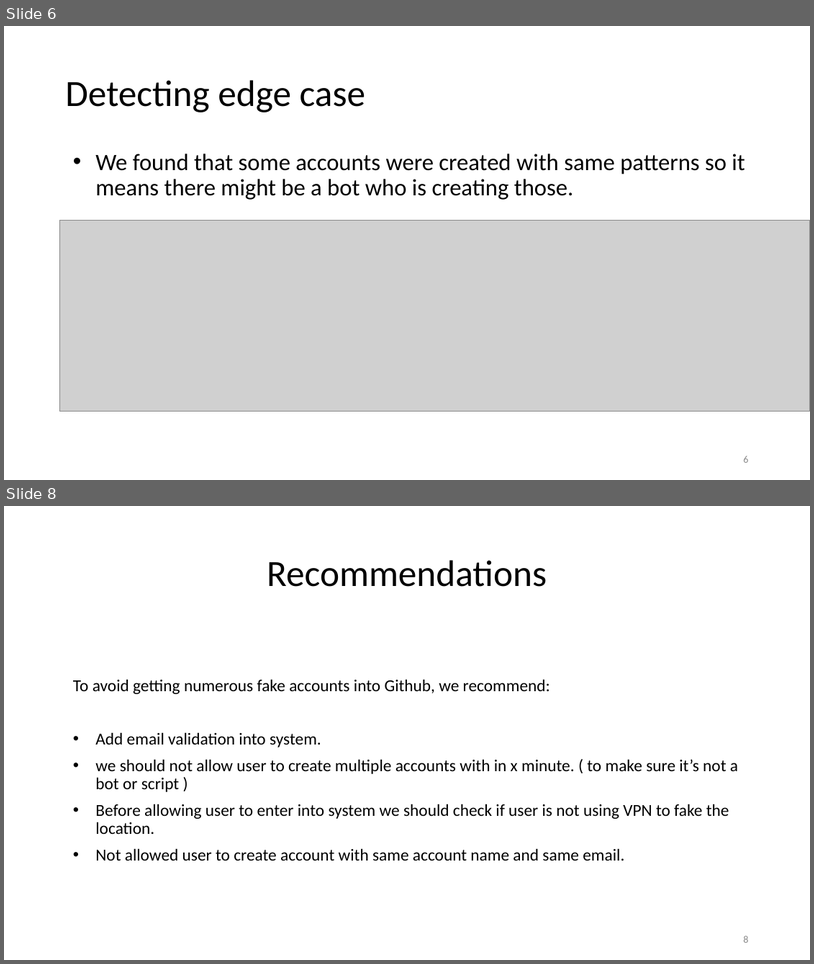
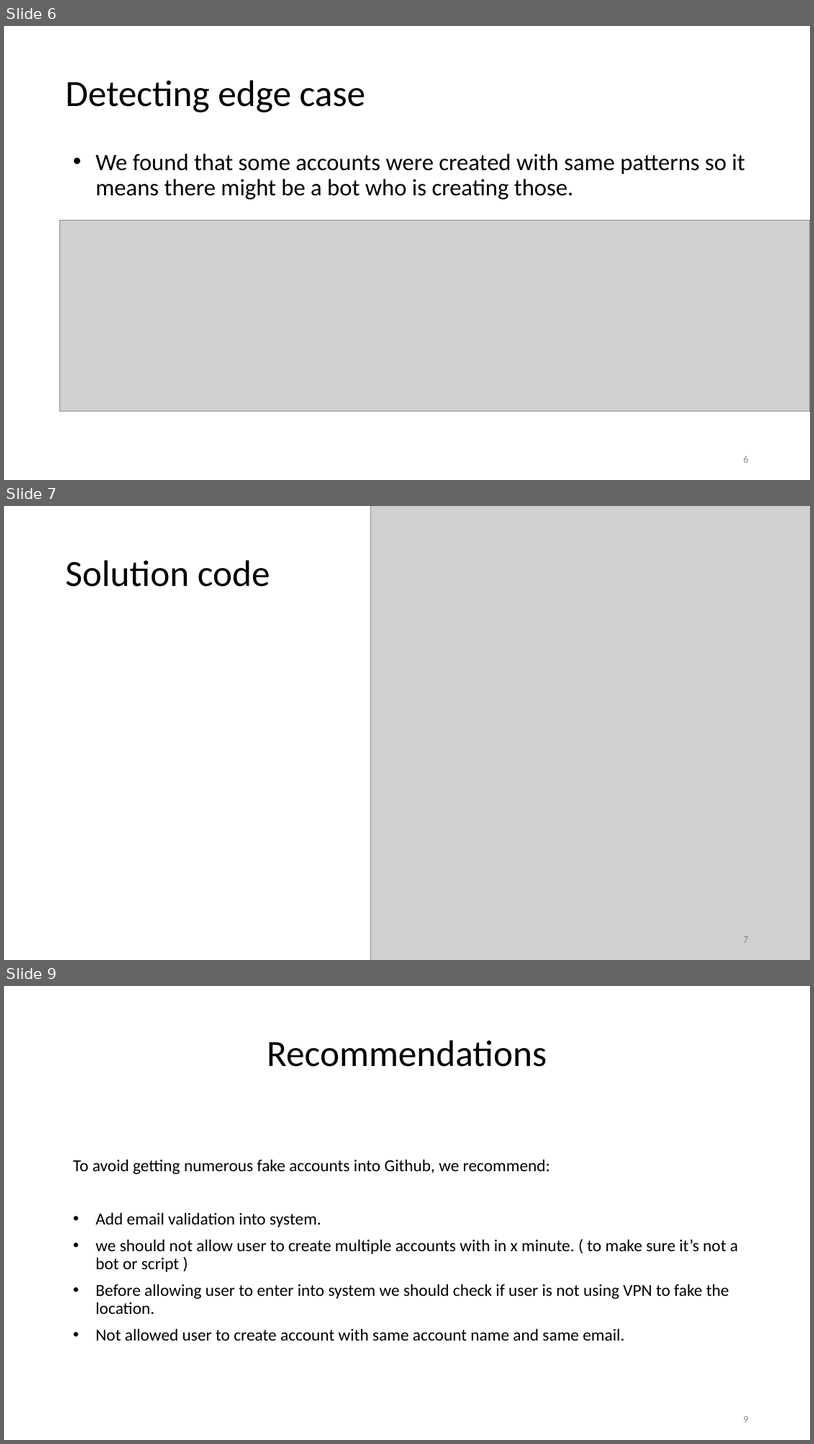
Before and after one commit to karimkhamwani/python-data-analysis, a slide deck: Capstone_600.pptx. Shown one above the other, each under a label of ours: slides 6 and 8 before the commit, slides 6, 7 and 9 after it; the slides between them are not shown. The pictures are 814x964 and 814x1444 pixels, drawn with LibreOffice and Linux fonts; fonts in the diff are those of the drawing; grey boxes stand for pictures; background and template pictures are left out. Boxes give left, top, right and bottom in pixels: in the first picture for what was removed or moved away, otherwise in the second. Text is boxed around its words. In the diff, an @@ line names an element or a change of style, - is before the commit and + after.

```diff
--- a/Capstone_600.pptx
+++ b/Capstone_600.pptx
@@ slide 7 added at (4,506,810,960), background #FFFFFF @@
@@ picture added at (371,506,810,960) @@
@@ title added at (65,560,270,587), 44 pt, text #000000 @@
+Solution code
@@ page number added at (743,936,748,942), 12 pt, text #888888 @@
+7
@@ what was slide 8 is now slide 9 @@
@@ page number at (743,1416,748,1422): text changed @@
-8
+9
```
Also in this commit, not shown: 2 slides changed, 2 other files.
